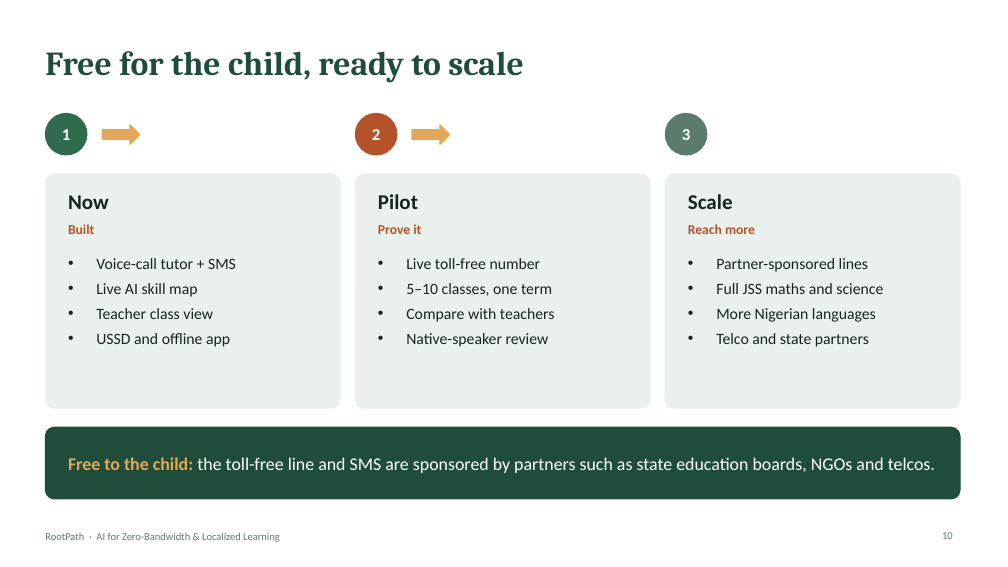
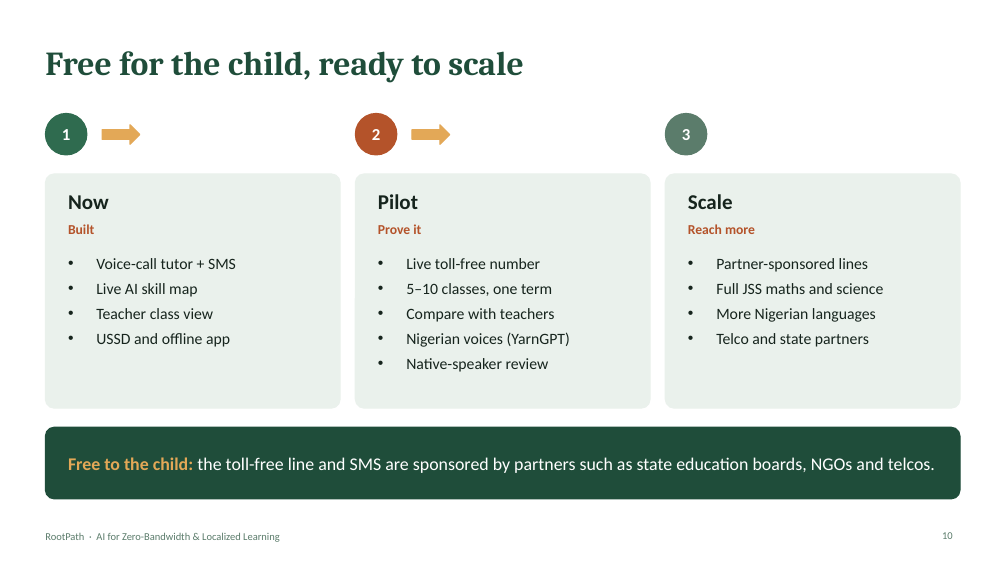
Before and after one commit to Schwoz17/EduMesh, a slide deck: slide 10 of pitch/RootPath_Deck.pptx. Drawn at 1008x567 pixels with LibreOffice and Linux fonts; fonts in the diff are those of the drawing. Boxes give left, top, right and bottom in pixels: in the first picture for what was removed or moved away, otherwise in the second. Text is boxed around its words. In the diff, an @@ line names an element or a change of style, - is before the commit and + after.

```diff
--- a/pitch/RootPath_Deck.pptx
+++ b/pitch/RootPath_Deck.pptx
@@ text at [406, 332, 570, 347]: paragraph added @@
+• Nigerian voices (YarnGPT)
```
Also in this commit, not shown: 1 other slide changed, 1 other file.
